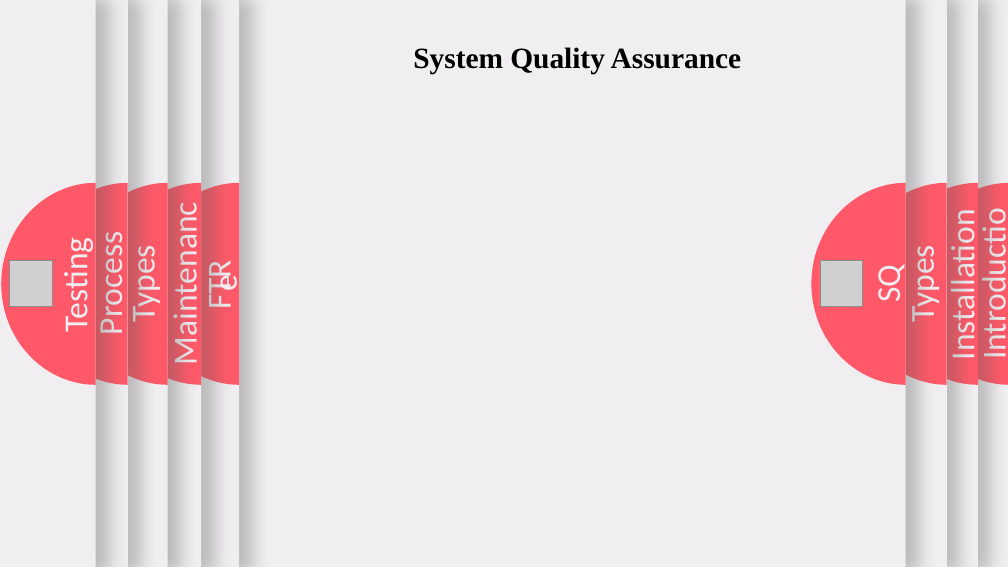
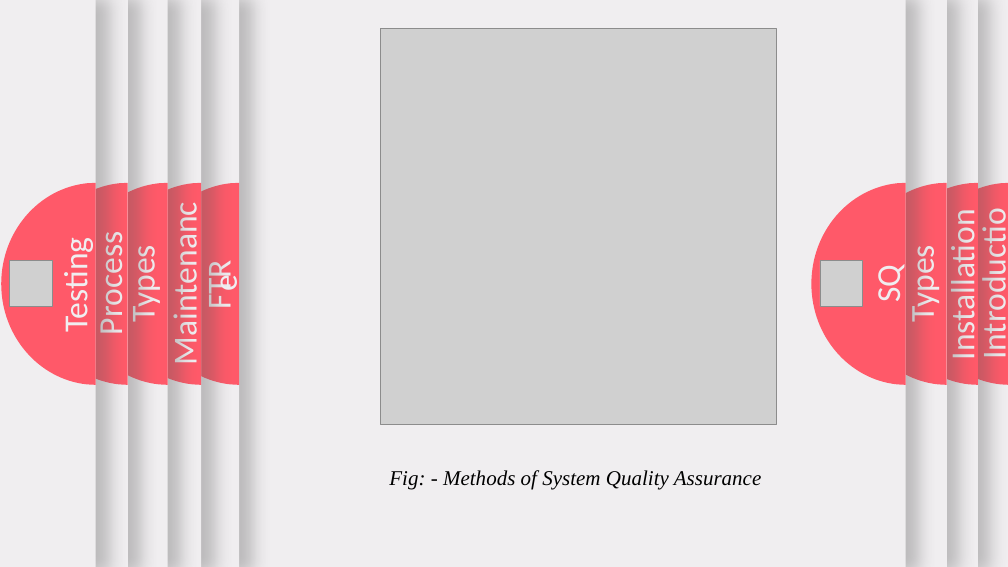
Before and after one commit to anjanshrestha8/third_sem-notes, a slide deck: slide 12 of Sad/unit6.pptx (slide 10 before the commit). Drawn at 1008x567 pixels with LibreOffice and Linux fonts; fonts in the diff are those of the drawing; grey boxes stand for pictures. Boxes give left, top, right and bottom in pixels: in the first picture for what was removed or moved away, otherwise in the second. Text is boxed around its words. In the diff, an @@ line names an element or a change of style, - is before the commit and + after.

```diff
--- a/Sad/unit6.pptx
+++ b/Sad/unit6.pptx
@@ picture added at (381,29,777,425) @@
@@ text at (389,470,762,490): text changed; size 28 to 20 pt; bold off; italic on @@
-System Quality Assurance
+Fig: - Methods of System Quality Assurance
```
Also in this commit, not shown: 18 other slides changed, 1 slide added.
